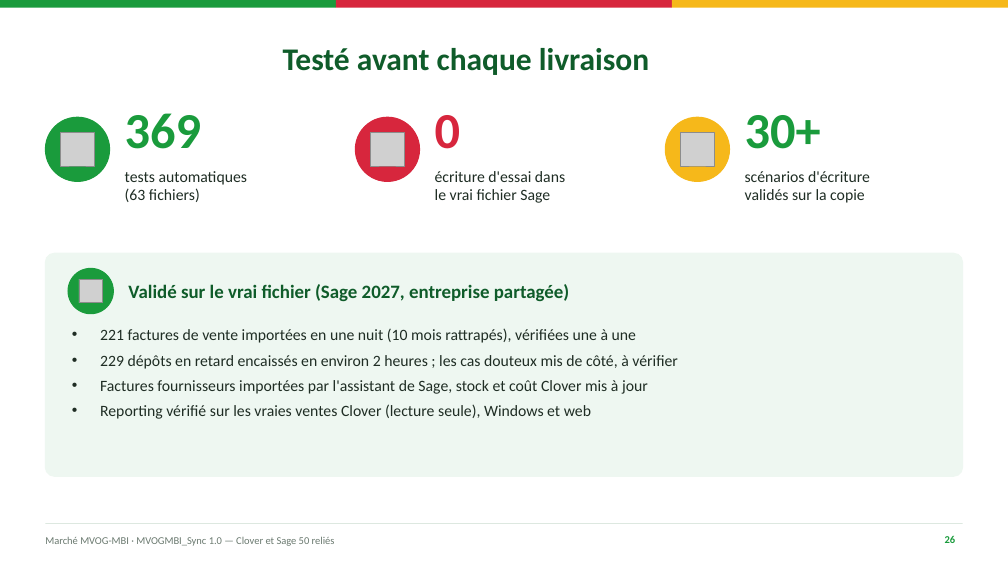
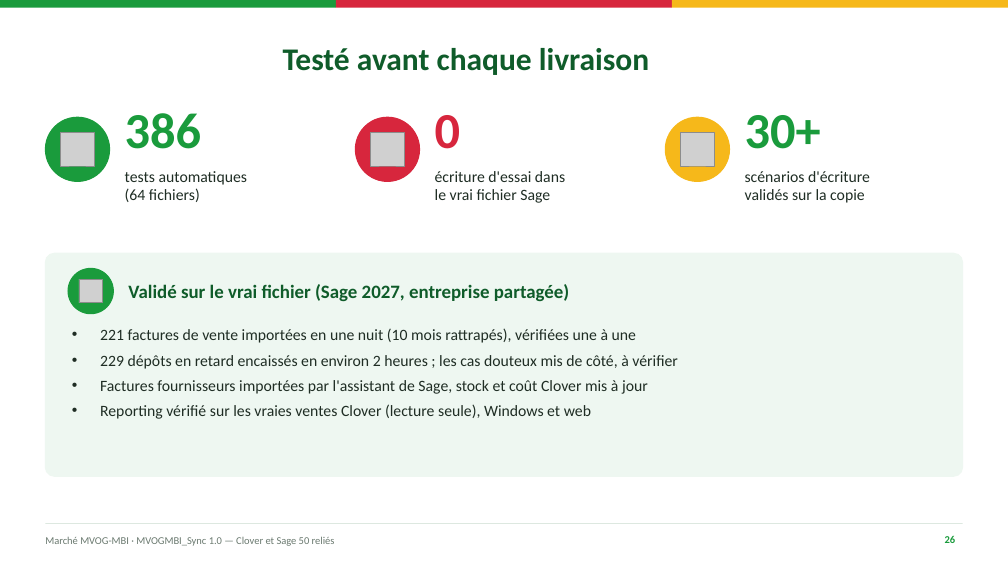
Before and after one commit to mteingueng-dot/MVOGMBI_Sync_2026.1, a slide deck: slide 26 of documentation/Presentation_MVOGMBI_Sync.pptx. Drawn at 1008x567 pixels with LibreOffice and Linux fonts; fonts in the diff are those of the drawing; grey boxes stand for pictures; background and template pictures are left out. Boxes give left, top, right and bottom in pixels: in the first picture for what was removed or moved away, otherwise in the second. Text is boxed around its words. In the diff, an @@ line names an element or a change of style, - is before the commit and + after.

```diff
--- a/documentation/Presentation_MVOGMBI_Sync.pptx
+++ b/documentation/Presentation_MVOGMBI_Sync.pptx
@@ text at [125, 113, 201, 149]: text changed @@
-369
+386
@@ text at [125, 188, 200, 202]: text changed @@
-(63 fichiers)
+(64 fichiers)
```
Also in this commit, not shown: 8 other slides changed, 41 other files.
